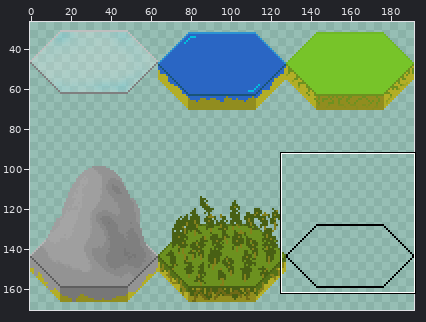
Sprite sheet, stored at Resources/Tiles.png. Above, an overview of the earlier version with the close-up marked.
Close-up. Earlier state:
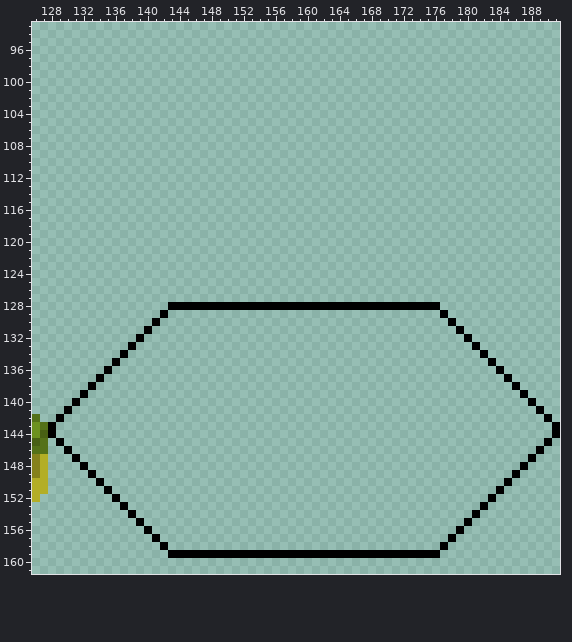
The file is 192x192 pixels. Colours within 5 levels of each other are drawn and written as one. Shown: x 126..191, y 93..161. The wide view leaves out empty margins. The commit also changed other parts of the picture, which this record leaves out.
After:
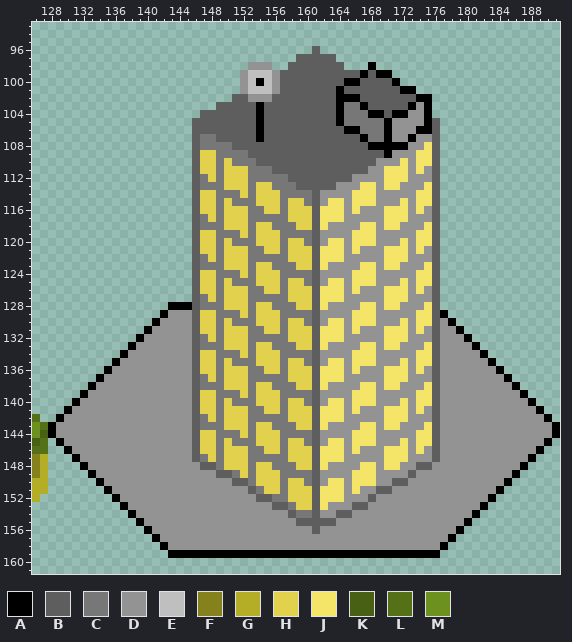
Palette (. is transparent): A #000000  B #5e5e5e  C #777777  D #939393  E #bfbfbf  F #85811c  G #b3ae26  H #e1d14d  J #f4e568  K #486014  L #547118  M #6c911f
Change:
@@ x 126..191 @@
  95 ..................................................................
- 96 ..................................................................
- 97 ..................................................................
- 98 ..................................................................
- 99 ..................................................................
-100 ..................................................................
-101 ..................................................................
-102 ..................................................................
-103 ..................................................................
-104 ..................................................................
-105 ..................................................................
-106 ..................................................................
-107 ..................................................................
-108 ..................................................................
-109 ..................................................................
-110 ..................................................................
-111 ..................................................................
-112 ..................................................................
-113 ..................................................................
-114 ..................................................................
-115 ..................................................................
-116 ..................................................................
-117 ..................................................................
-118 ..................................................................
-119 ..................................................................
-120 ..................................................................
-121 ..................................................................
-122 ..................................................................
-123 ..................................................................
-124 ..................................................................
-125 ..................................................................
-126 ..................................................................
-127 ..................................................................
-128 .................AAAAAAAAAAAAAAAAAAAAAAAAAAAAAAAAAA...............
-129 ................A..................................A..............
-130 ...............A....................................A.............
-131 ..............A......................................A............
-132 .............A........................................A...........
-133 ............A..........................................A..........
-134 ...........A............................................A.........
-135 ..........A..............................................A........
-136 .........A................................................A.......
-137 ........A..................................................A......
-138 .......A....................................................A.....
-139 ......A......................................................A....
-140 .....A........................................................A...
-141 ....A..........................................................A..
-142 L..A............................................................A.
-143 MLA..............................................................A
-144 MKA..............................................................A
-145 KL.A............................................................A.
-146 LL..A..........................................................A..
-147 FG...A........................................................A...
-148 FG....A......................................................A....
-149 FG.....A....................................................A.....
-150 GG......A..................................................A......
-151 GG.......A................................................A.......
-152 G.........A..............................................A........
-153 ...........A............................................A.........
-154 ............A..........................................A..........
-155 .............A........................................A...........
-156 ..............A......................................A............
-157 ...............A....................................A.............
-158 ................A..................................A..............
+ 96 ...................................B..............................
+ 97 .................................BBBBB............................
+ 98 ...........................DDD..BBBBBBB...A.......................
+ 99 ..........................DEEEDBBBBBBBBBBABAA.....................
+100 ..........................DEAEDBBBBBBBBAABBBBA....................
+101 ..........................DEEEDBBBBBBBABBBBBBBAA..................
+102 .........................BBDDDBBBBBBBBAAABBBBBBBAA................
+103 .......................BBBBBABBBBBBBBBACCABBBBBADA................
+104 .....................BBBBBBBABBBBBBBBBACCCAABAADDA................
+105 ....................BBBBBBBBABBBBBBBBBACCCCCADDDDAB...............
+106 ....................BBBBBBBBABBBBBBBBBBAACCCADDDAAB...............
+107 ....................BCCBBBBBABBBBBBBBBBBBACCADDADDB...............
+108 ....................BCCCCBBBBBBBBBBBBBBBBBAAAAADDJB...............
+109 ....................BHHCCCCBBBBBBBBBBBBBBBBBADDDJJB...............
+110 ....................BHHCHCCCBBBBBBBBBBBBBBBDDDJDJJB...............
+111 ....................BHHCHHHCCCBBBBBBBBBBBBDDJJJDJDB...............
+112 ....................BCHCHHHCCCCCBBBBBBBBDDDDJJJDDDB...............
+113 ....................BCCCHHHCHHCCCBBBBBDDDJJDJJDDDJB...............
+114 ....................BHHCCCHCHHHCCCCBDDDDJJJDDDDDJJB...............
+115 ....................BHHCHCCCHHHCHHCBDJJDJJJDDDJDJJB...............
+116 ....................BHHCHHHCCHHCHHHBJJJDJDDDJJJDJDB...............
+117 ....................BCHCHHHCCCCCHHHBJJJDDDDDJJJDDDB...............
+118 ....................BCCCHHHCHHCCCHHBJDDDDJJDJJDDDJB...............
+119 ....................BHHCCCHCHHHCCCCBDDDDJJJDDDDDJJB...............
+120 ....................BHHCHCCCHHHCHHCBDJJDJJJDDDJDJJB...............
+121 ....................BHHCHHHCCHHCHHHBJJJDJDDDJJJDJDB...............
+122 ....................BCHCHHHCCCCCHHHBJJJDDDDDJJJDDDB...............
+123 ....................BCCCHHHCHHCCCHHBJDDDDJJDJJDDDJB...............
+124 ....................BHHCCCHCHHHCCCCBDDDDJJJDDDDDJJB...............
+125 ....................BHHCHCCCHHHCHHCBDJJDJJJDDDJDJJB...............
+126 ....................BHHCHHHCCHHCHHHBJJJDJDDDJJJDJDB...............
+127 ....................BCHCHHHCCCCCHHHBJJJDDDDDJJJDDDB...............
+128 .................AAABCCCHHHCHHCCCHHBJDDDDJJDJJDDDJB...............
+129 ................ADDDBHHCCCHCHHHCCCCBDDDDJJJDDDDDJJBA..............
+130 ...............ADDDDBHHCHCCCHHHCHHCBDJJDJJJDDDJDJJBDA.............
+131 ..............ADDDDDBHHCHHHCCHHCHHHBJJJDJDDDJJJDJDBDDA............
+132 .............ADDDDDDBCHCHHHCCCCCHHHBJJJDDDDDJJJDDDBDDDA...........
+133 ............ADDDDDDDBCCCHHHCHHCCCHHBJDDDDJJDJJDDDJBDDDDA..........
+134 ...........ADDDDDDDDBHHCCCHCHHHCCCCBDDDDJJJDDDDDJJBDDDDDA.........
+135 ..........ADDDDDDDDDBHHCHCCCHHHCHHCBDJJDJJJDDDJDJJBDDDDDDA........
+136 .........ADDDDDDDDDDBHHCHHHCCHHCHHHBJJJDJDDDJJJDJDBDDDDDDDA.......
+137 ........ADDDDDDDDDDDBCHCHHHCCCCCHHHBJJJDDDDDJJJDDDBDDDDDDDDA......
+138 .......ADDDDDDDDDDDDBCCCHHHCHHCCCHHBJDDDDJJDJJDDDJBDDDDDDDDDA.....
+139 ......ADDDDDDDDDDDDDBHHCCCHCHHHCCCCBDDDDJJJDDDDDJJBDDDDDDDDDDA....
+140 .....ADDDDDDDDDDDDDDBHHCHCCCHHHCHHCBDJJDJJJDDDJDJJBDDDDDDDDDDDA...
+141 ....ADDDDDDDDDDDDDDDBHHCHHHCCHHCHHHBJJJDJDDDJJJDJDBDDDDDDDDDDDDA..
+142 L..ADDDDDDDDDDDDDDDDBCHCHHHCCCCCHHHBJJJDDDDDJJJDDDBDDDDDDDDDDDDDA.
+143 MLADDDDDDDDDDDDDDDDDBCCCHHHCHHCCCHHBJDDDDJJDJJDDDJBDDDDDDDDDDDDDDA
+144 MKADDDDDDDDDDDDDDDDDBHHCCCHCHHHCCCCBDDDDJJJDDDDDJJBDDDDDDDDDDDDDDA
+145 KL.ADDDDDDDDDDDDDDDDBHHCHCCCHHHCHHCBDJJDJJJDDDJDJJBDDDDDDDDDDDDDA.
+146 LL..ADDDDDDDDDDDDDDDBHHCHHHCCHHCHHHBJJJDJDDDJJJDJDBDDDDDDDDDDDDA..
+147 FG...ADDDDDDDDDDDDDDBCHCHHHCCCCCHHHBJJJDDDDDJJJDDDBDDDDDDDDDDDA...
+148 FG....ADDDDDDDDDDDDDDBBCHHHCHHCCCHHBJDDDDJJDJJDDBBDDDDDDDDDDDA....
+149 FG.....ADDDDDDDDDDDDDDDBBCHCHHHCCCCBDDDDJJJDDDDBDDDDDDDDDDDDA.....
+150 GG......ADDDDDDDDDDDDDDDDBBCHHHCHHCBDJJDJJJDDBBDDDDDDDDDDDDA......
+151 GG.......ADDDDDDDDDDDDDDDDDBCHHCHHHBJJJDJDDBBDDDDDDDDDDDDDA.......
+152 G.........ADDDDDDDDDDDDDDDDDBBCCHHHBJJJDDDBDDDDDDDDDDDDDDA........
+153 ...........ADDDDDDDDDDDDDDDDDDBBCHHBJDDDBBDDDDDDDDDDDDDDA.........
+154 ............ADDDDDDDDDDDDDDDDDDDBCCBDDBBDDDDDDDDDDDDDDDA..........
+155 .............ADDDDDDDDDDDDDDDDDDDBBBBBDDDDDDDDDDDDDDDDA...........
+156 ..............ADDDDDDDDDDDDDDDDDDDDBDDDDDDDDDDDDDDDDDA............
+157 ...............ADDDDDDDDDDDDDDDDDDDDDDDDDDDDDDDDDDDDA.............
+158 ................ADDDDDDDDDDDDDDDDDDDDDDDDDDDDDDDDDDA..............
 159 .................AAAAAAAAAAAAAAAAAAAAAAAAAAAAAAAAAA...............
